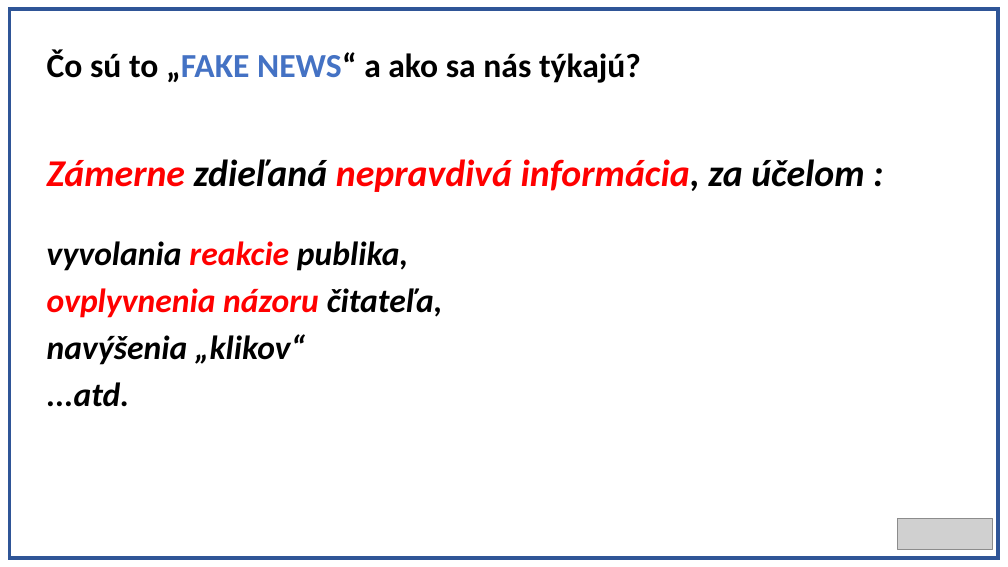
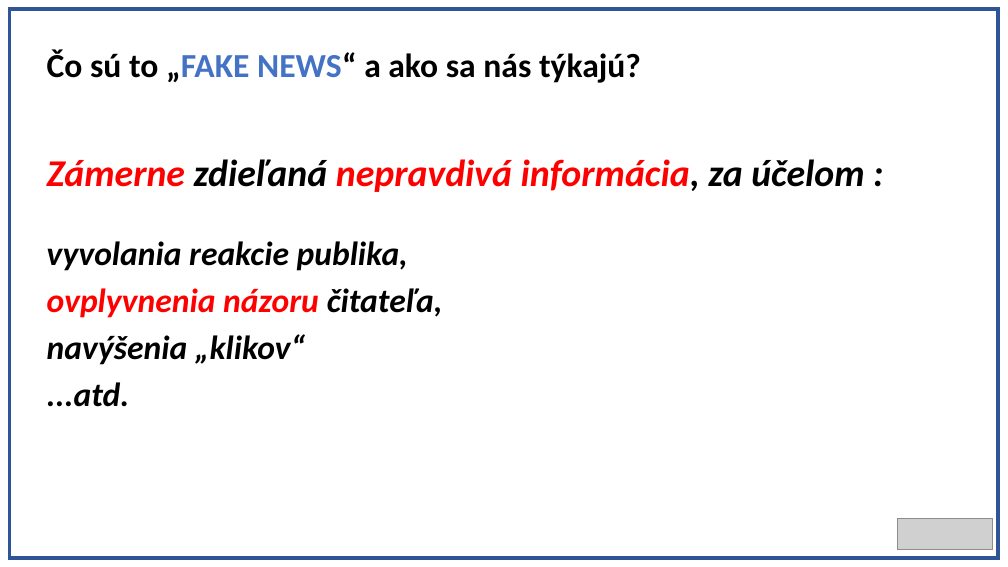
Before and after one commit to Realrio13/projekt, a slide deck: slide 3 of PrezentaciaEmma.pptx. Drawn at 1008x567 pixels with LibreOffice and Linux fonts; fonts in the diff are those of the drawing; grey boxes stand for pictures. Boxes give left, top, right and bottom in pixels: in the first picture for what was removed or moved away, otherwise in the second. Text is boxed around its words. In the diff, an @@ line names an element or a change of style, - is before the commit and + after.

```diff
--- a/PrezentaciaEmma.pptx
+++ b/PrezentaciaEmma.pptx
@@ text at box(47, 241, 408, 271): text colour #FF0000 to #000000 in "reakcie" @@
```
Also in this commit, not shown: 1 slide added.
